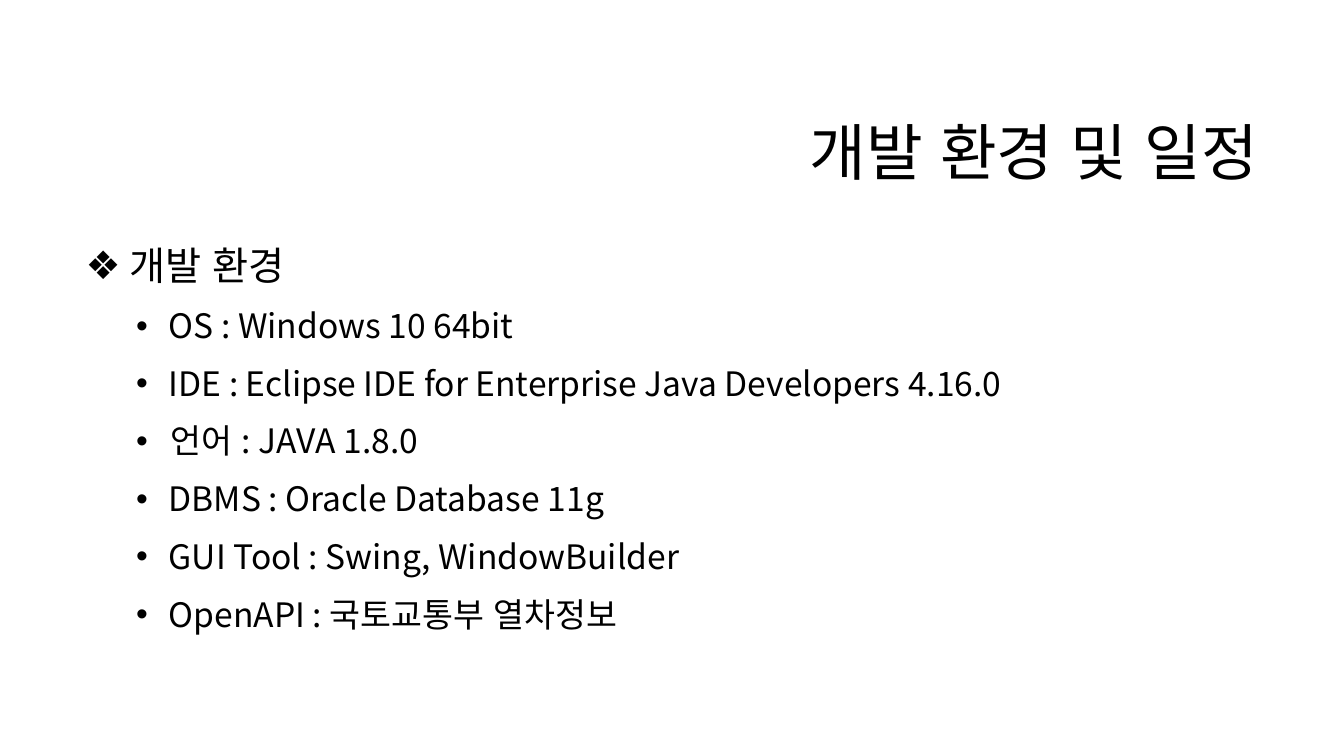
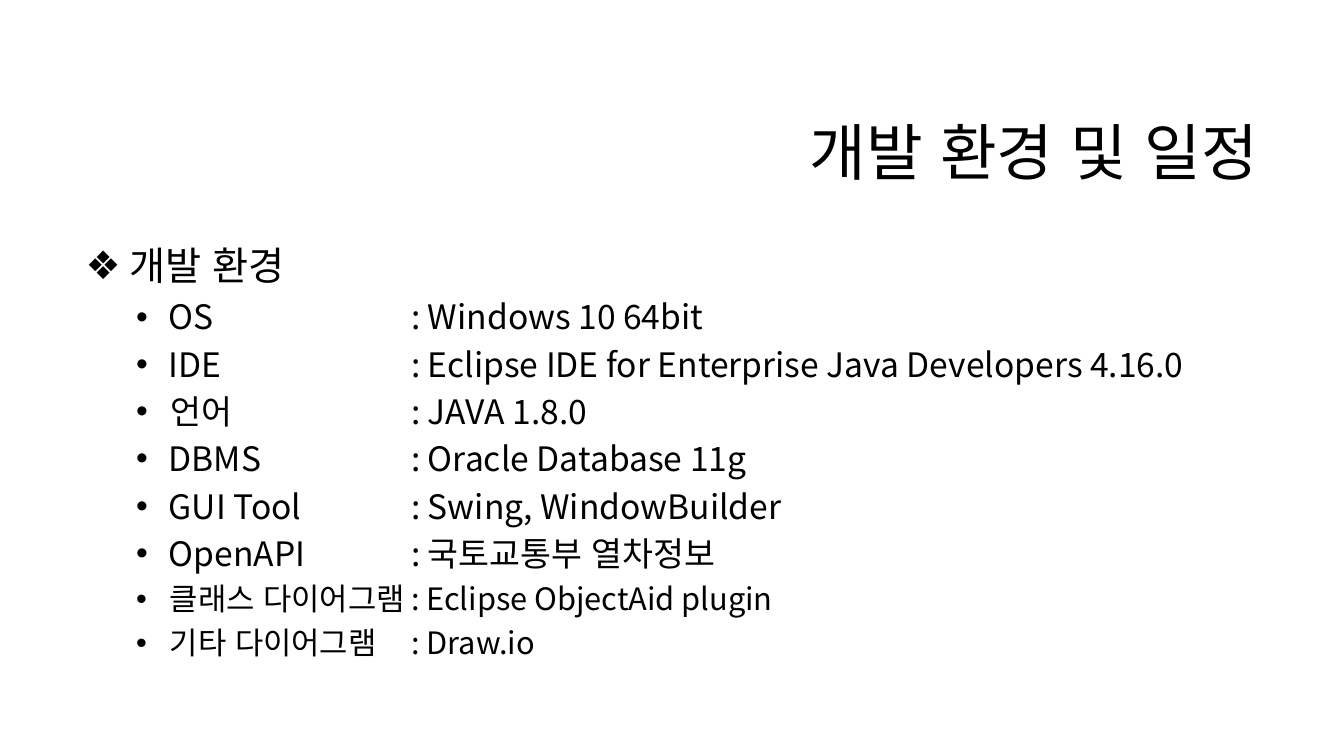
Before and after one commit to eeeeyeot/JAVATrainTicketing, a slide deck: slide 4 of 작업한 내용/기차 예매 프로그램 최종 발표.pptx. Drawn at 1344x756 pixels with LibreOffice and Linux fonts; fonts in the diff are those of the drawing; background and template pictures are left out. Boxes give left, top, right and bottom in pixels: in the first picture for what was removed or moved away, otherwise in the second. Text is boxed around its words. In the diff, an @@ line names an element or a change of style, - is before the commit and + after.

```diff
--- a/작업한 내용/기차 예매 프로그램 최종 발표.pptx
+++ b/작업한 내용/기차 예매 프로그램 최종 발표.pptx
@@ text at [169,302,1183,569]: line spacing 0.9 to 1 @@
@@ text at [170,584,773,657]: paragraphs added @@
+  • 클래스 다이어그램 : Eclipse ObjectAid plugin
+  • 기타 다이어그램 : Draw.io
```
Also in this commit, not shown: 8 other slides changed, 12 slides added, 3 slides removed, 19 other files.
